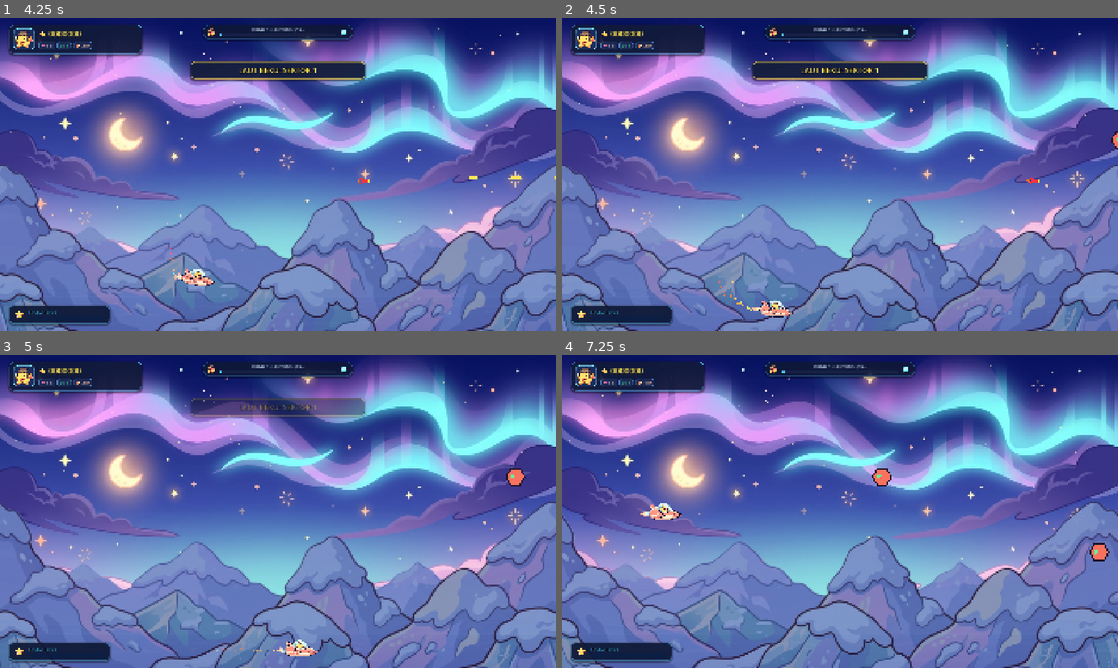
Above: before the commit, frames 1-4 (two rows, left to right).
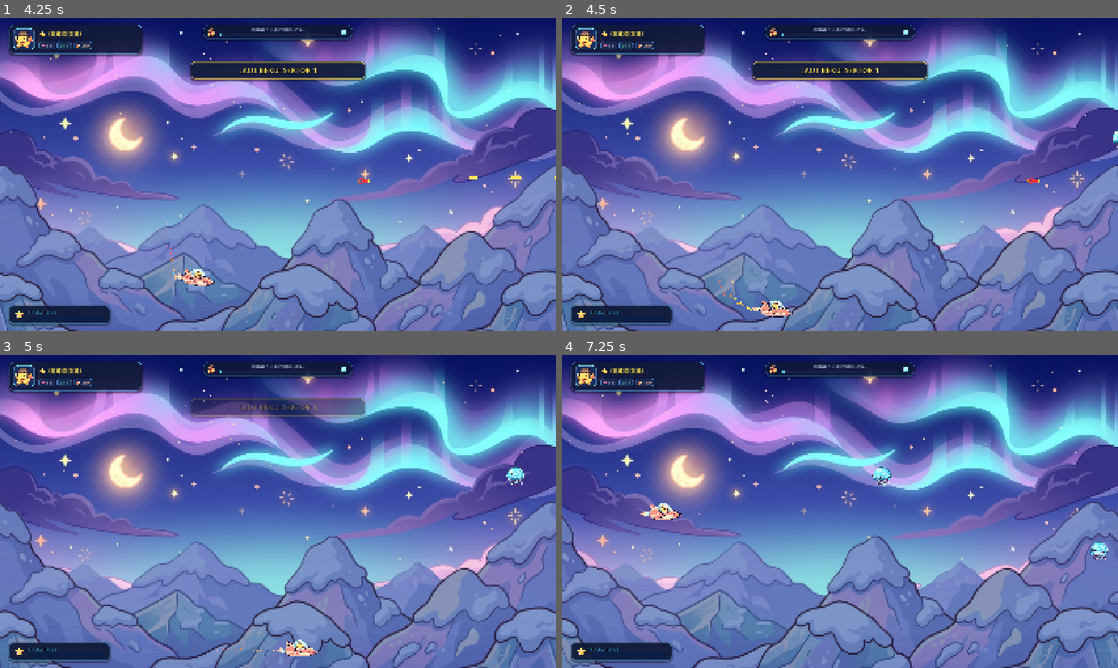
Above: after the commit, the same moments.

Repository: IhsanDwiPutra/Starsplash
Game: Godot game, scene res://scenes/ui/main_menu.tscn
The game is run twice, just before and just after one commit, with the same random seed, the same clock (stepped at 60 frames per second) and the same inputs.
Inputs:
- Up to frame 1 (4.25 s): click "★ NORMAL" at 0.5 s; click "★ NORMAL" at 1.25 s; click "▶ MULAI PETUALANGAN" at 2 s; hold D (move_right) 2.78-3.53 s; hold J (fire) 2.78-3.53 s; hold S (move_down) from 3.53 s (still down); tap K (missile) at 3.6 s
- Up to frame 2 (4.5 s): release S (move_down) at 4.28 s; hold D (move_right) from 4.28 s (still down); tap L (splash) at 4.35 s
- Up to frame 3 (5 s): keep holding D (move_right)
- Up to frame 4 (7.25 s): release D (move_right) at 5.03 s; hold W (move_up) 5.03-5.78 s; tap J (fire) at 5.1 s; hold A (move_left) from 5.78 s (still down); tap K (missile) at 5.85 s; tap L (splash) at 6.6 s

Frame 1 is identical in both runs. In frame 2, less than 0.1% of the frame differs, in the area x 98-100%, y 35-42%; in frame 3, 0.2%; in frame 4, 0.3%, in the area x 55-99%, y 35-66%.

Commit message:
feat(enemy): integrasi sprite resmi Frost Jelly menggantikan drone placeholder kotak merah

Diff:
--- a/scenes/enemies/enemy_drone.tscn
+++ b/scenes/enemies/enemy_drone.tscn
@@ -1,9 +1,10 @@
 [gd_scene format=3]
 
 [ext_resource type="Script" path="res://scripts/enemies/enemy.gd" id="1_enemy"]
+[ext_resource type="Texture2D" path="res://assets/art/enemies/frost_jelly.png" id="2_jelly_tex"]
 
 [sub_resource type="CircleShape2D" id="CircleShape2D_drone"]
-radius = 30.0
+radius = 28.0
 
 [node name="EnemyDrone" type="Area2D"]
 collision_layer = 4
@@ -12,17 +13,10 @@
 speed = 300.0
 score_value = 100
 
-[node name="Outline" type="Polygon2D" parent="."]
-color = Color(0.12, 0.08, 0.16, 1)
-polygon = PackedVector2Array(-35, 0, -18, -31, 18, -31, 35, 0, 18, 31, -18, 31)
-
-[node name="Visual" type="Polygon2D" parent="."]
-color = Color(0.98, 0.45, 0.38, 1)
-polygon = PackedVector2Array(-30, 0, -15, -26, 15, -26, 30, 0, 15, 26, -15, 26)
-
-[node name="Eye" type="Polygon2D" parent="."]
-color = Color(0.4, 0.95, 0.6, 1)
-polygon = PackedVector2Array(-18, -6, -8, -10, -2, -2, -8, 8, -18, 6)
+[node name="Sprite2D" type="Sprite2D" parent="."]
+scale = Vector2(0.115, 0.115)
+texture = ExtResource("2_jelly_tex")
 
 [node name="CollisionShape2D" type="CollisionShape2D" parent="."]
+position = Vector2(0, -2)
 shape = SubResource("CircleShape2D_drone")
--- a/scripts/enemies/enemy.gd
+++ b/scripts/enemies/enemy.gd
@@ -58,6 +58,14 @@
 			position.y = _base_y + sin(_time * sine_frequency) * sine_amplitude
 		MoveType.HOLD:
 			_move_hold(delta)
+
+	# Efek bernapas/renang ubur-ubur es
+	if has_node("Sprite2D"):
+		var spr := get_node("Sprite2D") as Sprite2D
+		if spr != null:
+			spr.scale.y = 0.115 + sin(_time * 5.5) * 0.007
+			spr.scale.x = 0.115 - sin(_time * 5.5) * 0.005
+
 	_handle_fire(delta)
 	if position.x < DESPAWN_X:
 		queue_free()
@@ -133,7 +141,9 @@
 func _spawn_explosion() -> void:
 	var explosion := ExplosionScene.instantiate() as Explosion
 	explosion.global_position = global_position
-	if has_node("Visual"):
+	if has_node("Sprite2D"):
+		explosion.base_color = Color(0.35, 0.85, 1.0) # Es kristal cyan
+	elif has_node("Visual"):
 		var visual := get_node("Visual") as Polygon2D
 		if visual != null:
 			explosion.base_color = visual.color
Binary file added: assets/art/enemies/frost_jelly.png
Not shown, added: assets/art/enemies/frost_jelly.png.import
Not shown, changed: docs/DECISIONS.md
